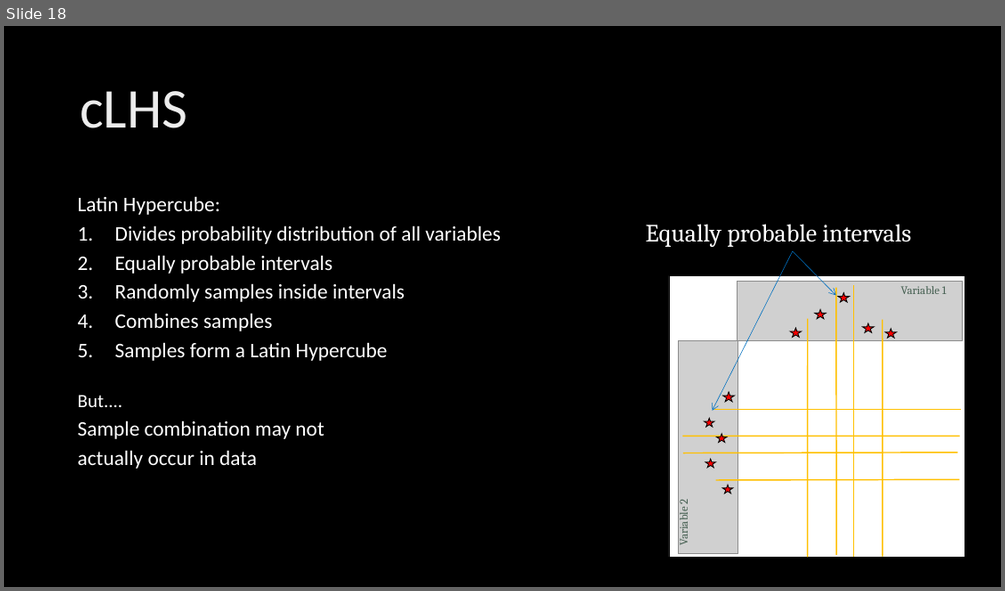
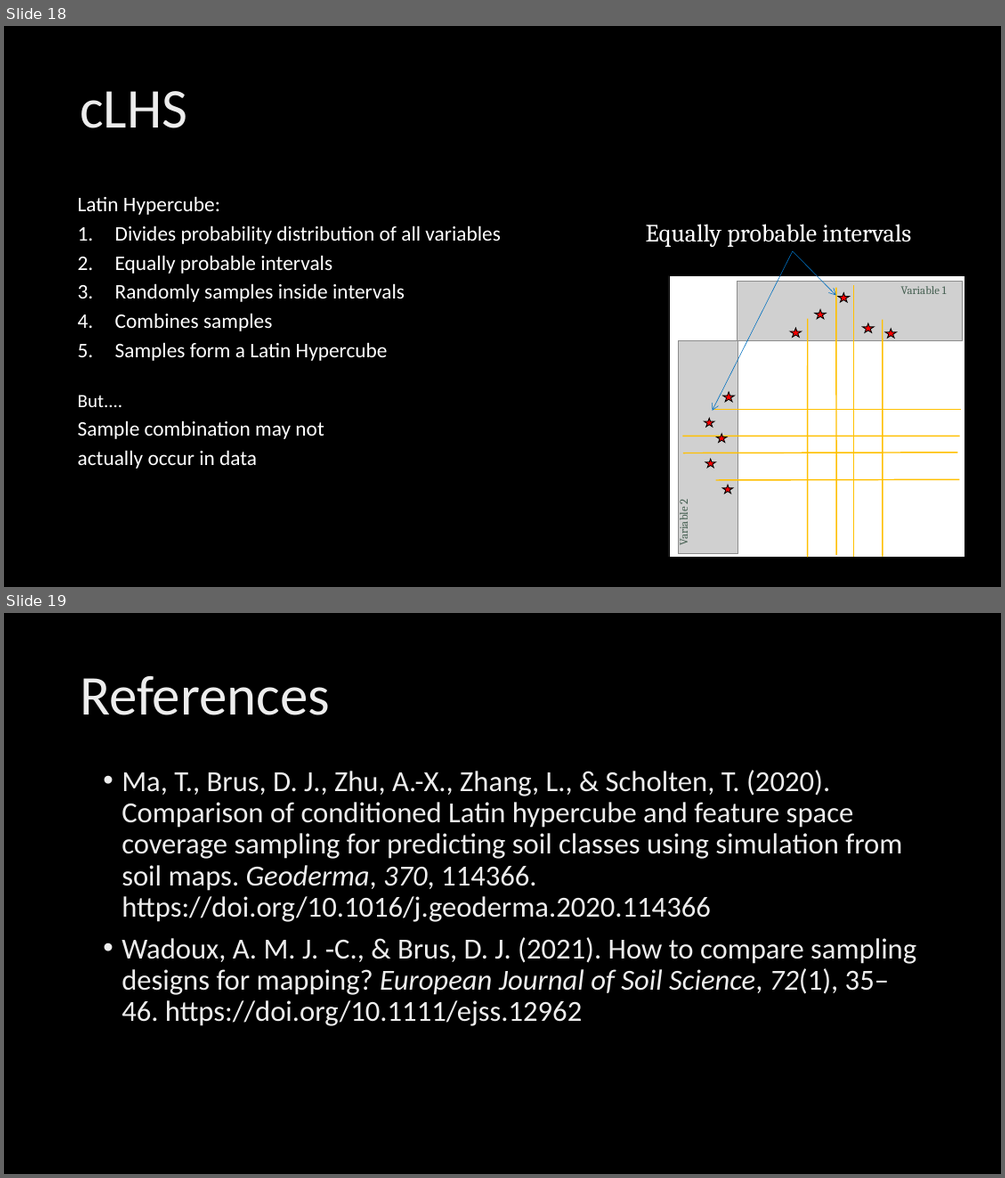
Before and after one commit to ncss-tech/stats_for_soil_survey, a slide deck: presentations/3_sampling/sampling_fy22.pptx. Shown one above the other, each under a label of ours: slide 18 before the commit, slides 18 and 19 after it. The pictures are 1005x591 and 1005x1178 pixels, drawn with LibreOffice and Linux fonts; fonts in the diff are those of the drawing; grey boxes stand for pictures; background and template pictures are left out. Boxes give left, top, right and bottom in pixels: in the first picture for what was removed or moved away, otherwise in the second. Text is boxed around its words. In the diff, an @@ line names an element or a change of style, - is before the commit and + after.

```diff
--- a/presentations/3_sampling/sampling_fy22.pptx
+++ b/presentations/3_sampling/sampling_fy22.pptx
@@ slide 19 added at (x1=4, y1=613, x2=1001, y2=1174), background picture (left out) @@
@@ title added at (x1=80, y1=676, x2=330, y2=715), 54 pt, text gradient #BFBFBF to #EDEDED to #FFFFFF @@
+References
@@ text added at (x1=121, y1=770, x2=916, y2=1026), 28 pt, text gradient #BFBFBF to #EDEDED to #FFFFFF @@
+• Ma, T., Brus, D. J., Zhu, A.-X., Zhang, L., & Scholten, T. (2020). Comparison of conditioned Latin hypercube and feature space coverage sampling for predicting soil classes using simulation from soil maps. Geoderma, 370, 114366. https://doi.org/10.1016/j.geoderma.2020.114366
+• Wadoux, A. M. J. ‐C., & Brus, D. J. (2021). How to compare sampling designs for mapping? European Journal of Soil Science, 72(1), 35–46. https://doi.org/10.1111/ejss.12962
```
Also in this commit, not shown: 4 slides changed, 1 other slide added, 2 slides removed.
